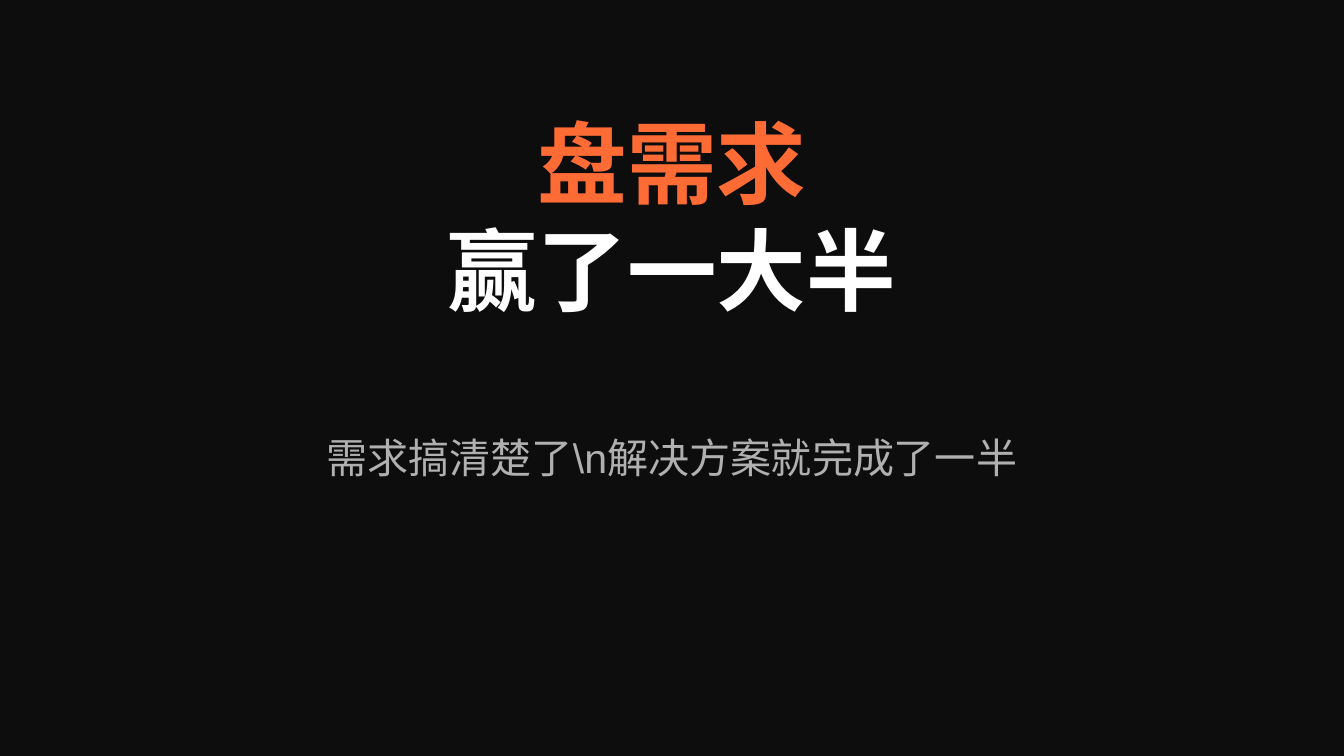
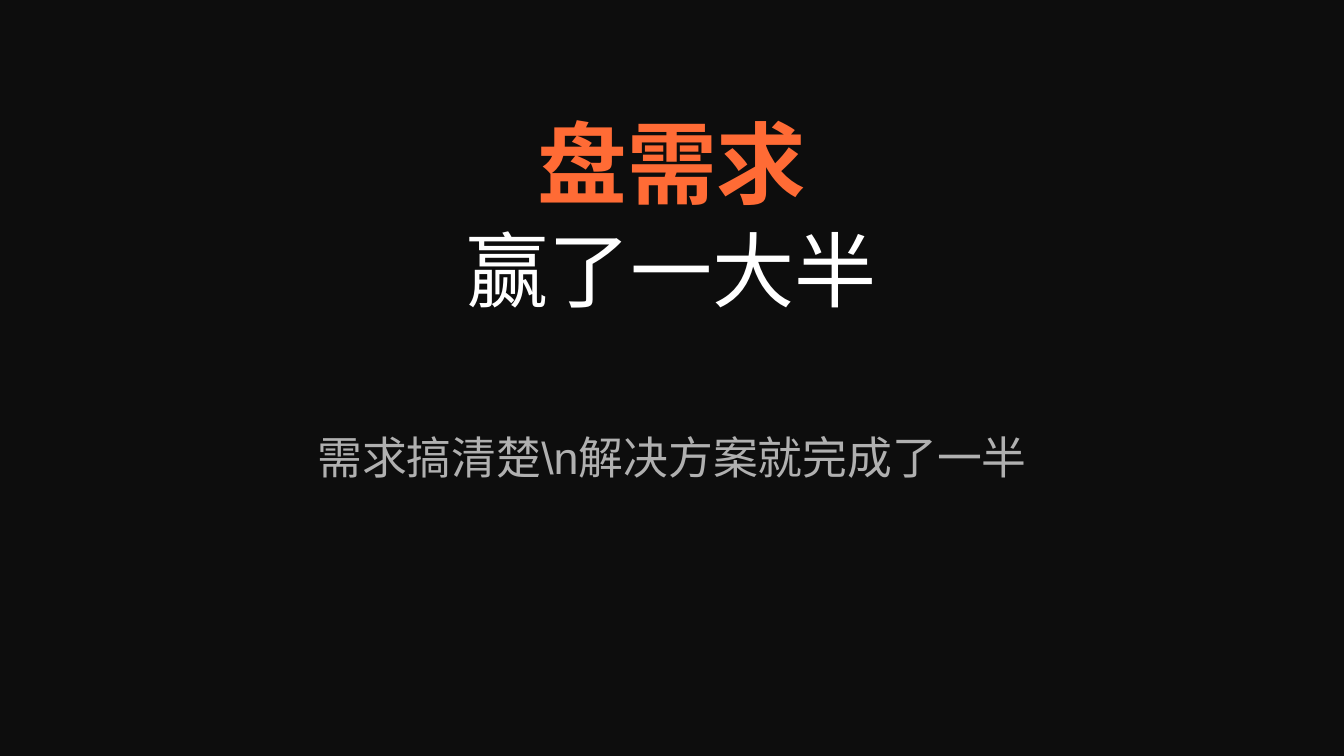
Before and after one commit to lingling1989r/Openclaw4OPC, a slide deck: slide 4 of 认知与案例-金句版.pptx (slide 3 before the commit). Drawn at 1344x756 pixels with LibreOffice and Linux fonts; fonts in the diff are those of the drawing. Boxes give left, top, right and bottom in pixels: in the first picture for what was removed or moved away, otherwise in the second. Text is boxed around its words. In the diff, an @@ line names an element or a change of style, - is before the commit and + after.

```diff
--- a/认知与案例-金句版.pptx
+++ b/认知与案例-金句版.pptx
@@ text "赢了一大半" at (x1=466, y1=231, x2=877, y2=308): size 48 to 44 pt, bold off @@
@@ text at (x1=317, y1=436, x2=1026, y2=478): text changed; size 22 to 24 pt @@
-需求搞清楚了\n解决方案就完成了一半
+需求搞清楚\n解决方案就完成了一半
```
Also in this commit, not shown: 5 other slides changed, 3 slides added.
